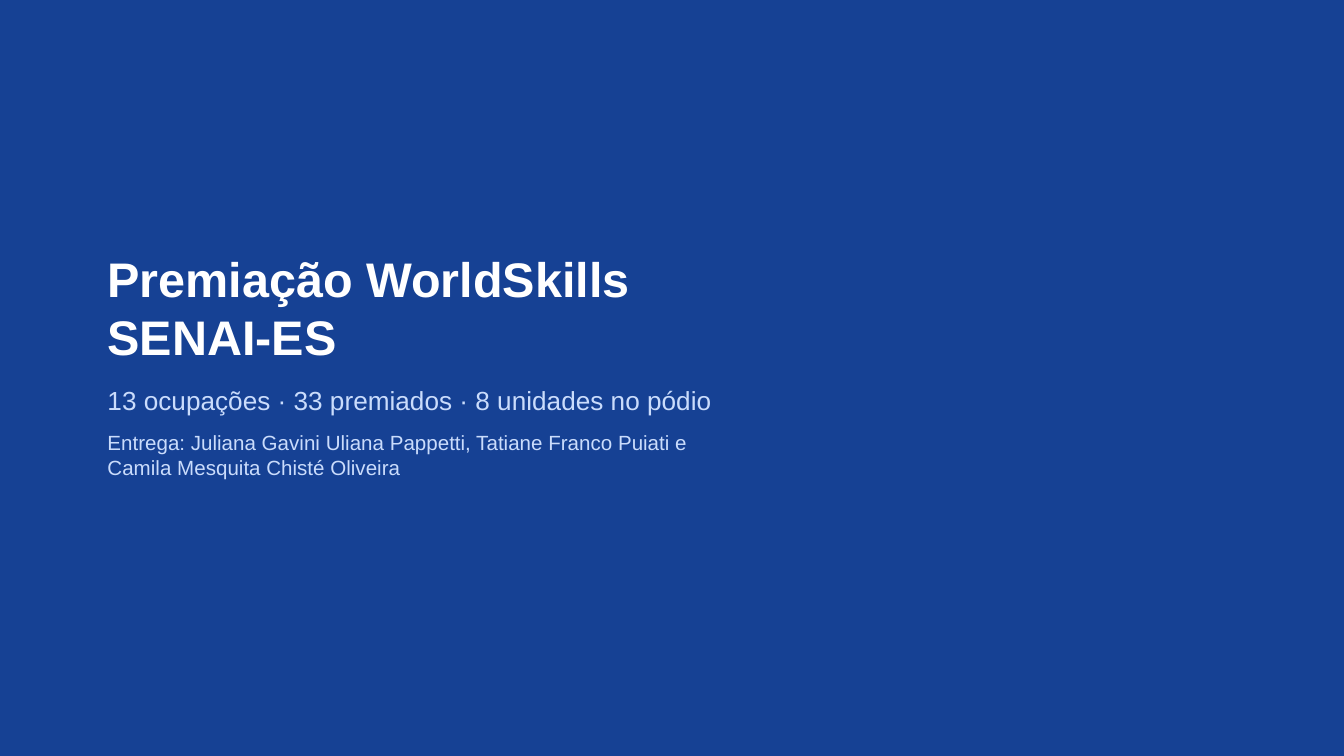
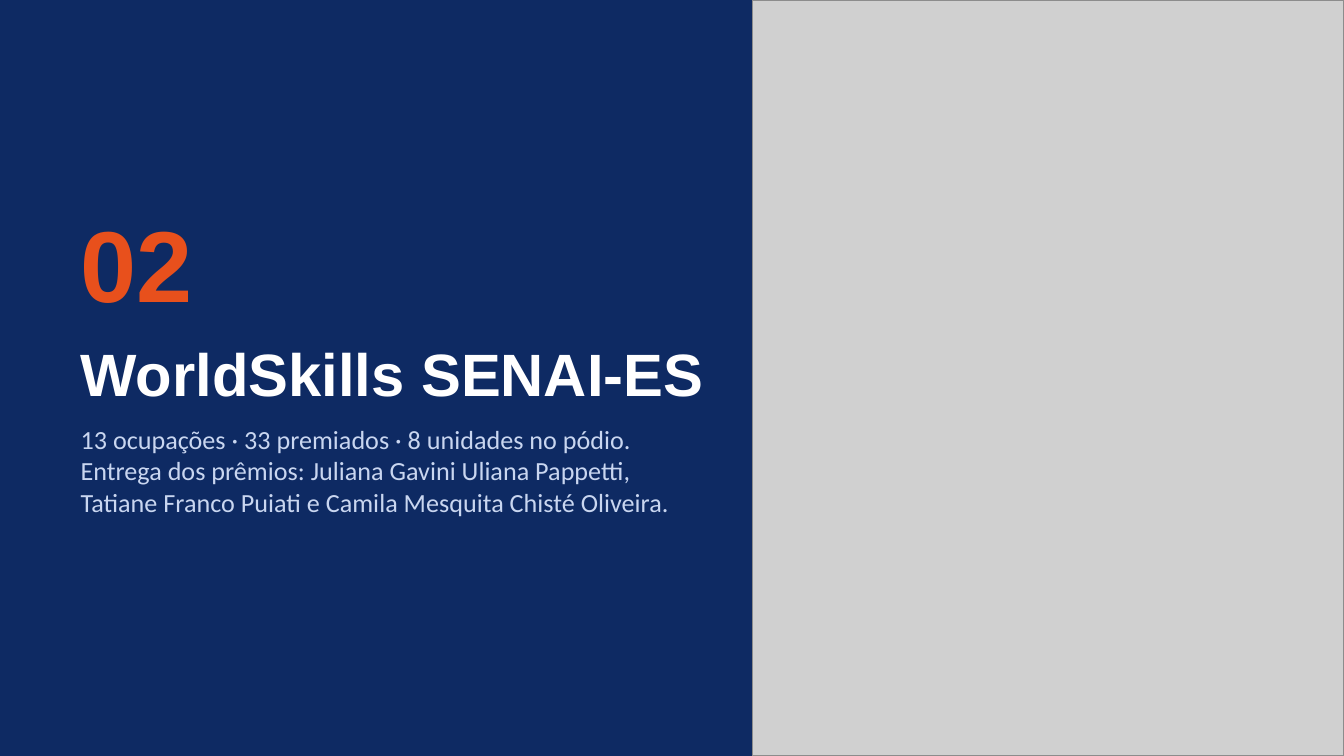
Before and after one commit to renissonsouza-crypto/07-10-26, a slide deck: slide 11 of relatorio-encerramento/Relatorio_Encerramento_Inova_WorldSkills_ES_2026.pptx (slide 10 before the commit). Drawn at 1344x756 pixels with LibreOffice and Linux fonts; fonts in the diff are those of the drawing; grey boxes stand for pictures; background and template pictures are left out. Boxes give left, top, right and bottom in pixels: in the first picture for what was removed or moved away, otherwise in the second. Text is boxed around its words. In the diff, an @@ line names an element or a change of style, - is before the commit and + after.

```diff
--- a/relatorio-encerramento/Relatorio_Encerramento_Inova_WorldSkills_ES_2026.pptx
+++ b/relatorio-encerramento/Relatorio_Encerramento_Inova_WorldSkills_ES_2026.pptx
@@ background picture (left out) to #0E2A63 @@
@@ picture added at (753, 0, 1344, 755) @@
@@ rounded rectangle removed at (67, 215, 766, 538) @@
@@ text added at (81, 231, 193, 303), 54 pt, text #E8501C, bold @@
+02
@@ text "WorldSkills SENAI-ES" at (81, 352, 703, 397): vertical alignment top to middle @@
@@ text at (81, 352, 703, 397): text changed; size 26 to 32 pt @@
-Premiação WorldSkills SENAI-ES
+WorldSkills SENAI-ES
@@ text removed at (107, 390, 711, 416) @@
-13 ocupações · 33 premiados · 8 unidades no pódio
@@ text at (81, 431, 669, 516): text changed; size 11 to 14 pt; font Arial to Calibri; text colour #CADCFC to #C9D6F0 @@
-Entrega: Juliana Gavini Uliana Pappetti, Tatiane Franco Puiati e Camila Mesquita Chisté Oliveira
+13 ocupações · 33 premiados · 8 unidades no pódio. Entrega dos prêmios: Juliana Gavini Uliana Pappetti, Tatiane Franco Puiati e Camila Mesquita Chisté Oliveira.
```
Also in this commit, not shown: 9 other slides changed, 8 slides added, 6 slides removed, 1 other file.
